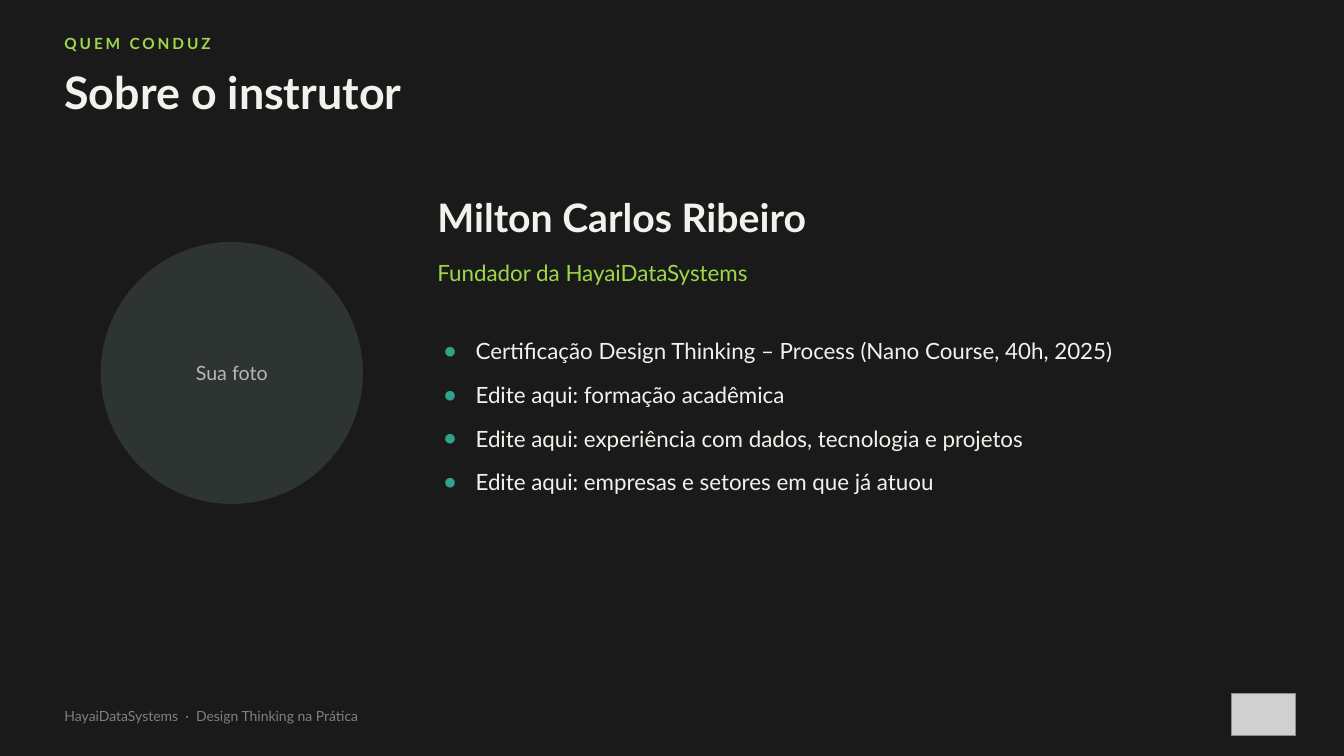
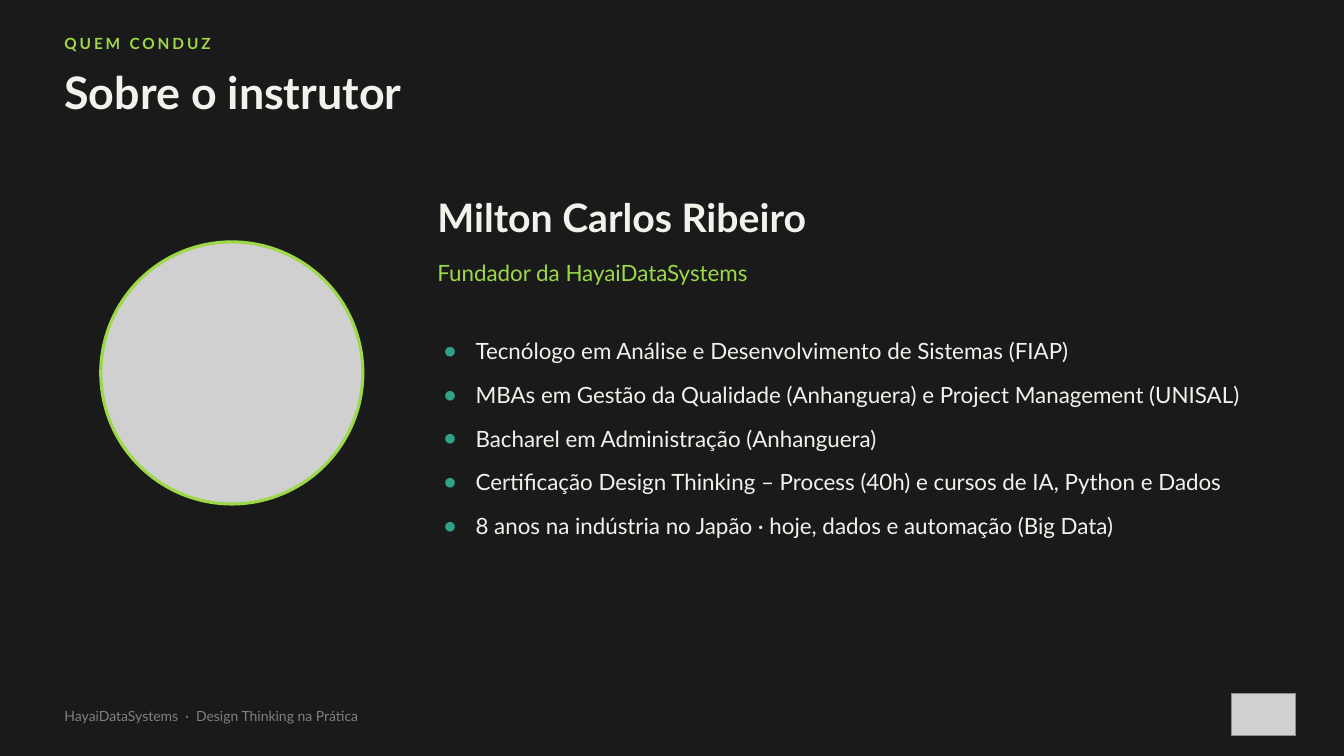
Before and after one commit to MiltonCarlosRibeiro/train-design-thinking-process, a slide deck: slide 4 of DT_na_Pratica_Slides-transflow.pptx. Drawn at 1344x756 pixels with LibreOffice and Linux fonts; fonts in the diff are those of the drawing; grey boxes stand for pictures. Boxes give left, top, right and bottom in pixels: in the first picture for what was removed or moved away, otherwise in the second. Text is boxed around its words. In the diff, an @@ line names an element or a change of style, - is before the commit and + after.

```diff
--- a/DT_na_Pratica_Slides-transflow.pptx
+++ b/DT_na_Pratica_Slides-transflow.pptx
@@ ellipse removed at (101,242,363,504) @@
-Sua foto
@@ picture added at (101,242,363,504) @@
@@ text at (476,342,1239,538): text changed @@
-● Certificação Design Thinking – Process (Nano Course, 40h, 2025)
-● Edite aqui: formação acadêmica
-● Edite aqui: experiência com dados, tecnologia e projetos
-● Edite aqui: empresas e setores em que já atuou
+● Tecnólogo em Análise e Desenvolvimento de Sistemas (FIAP)
+● MBAs em Gestão da Qualidade (Anhanguera) e Project Management (UNISAL)
+● Bacharel em Administração (Anhanguera)
+● Certificação Design Thinking – Process (40h) e cursos de IA, Python e Dados
+● 8 anos na indústria no Japão · hoje, dados e automação (Big Data)
```
Also in this commit, not shown: 7 other slides changed, 1 slide added, 13 other files.
